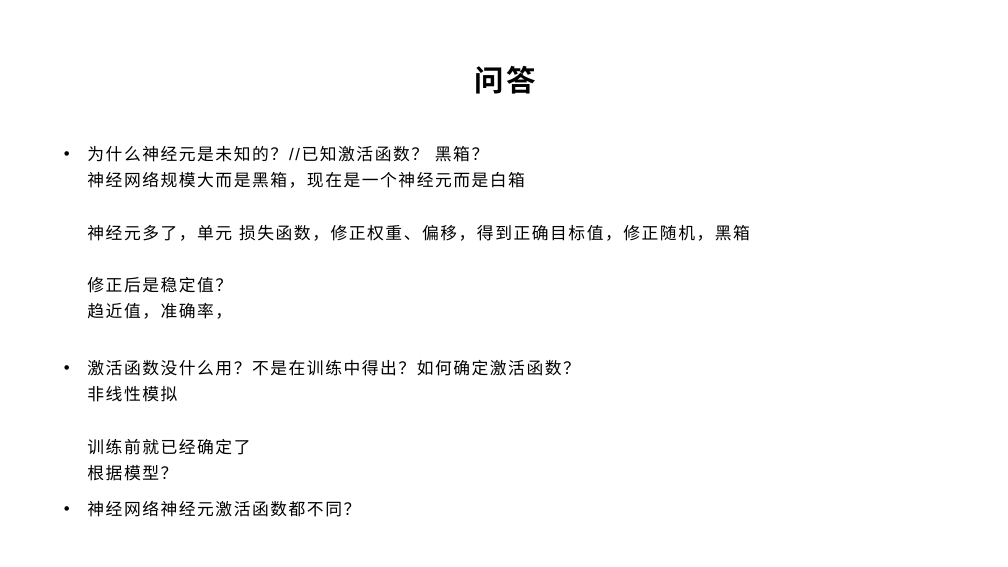
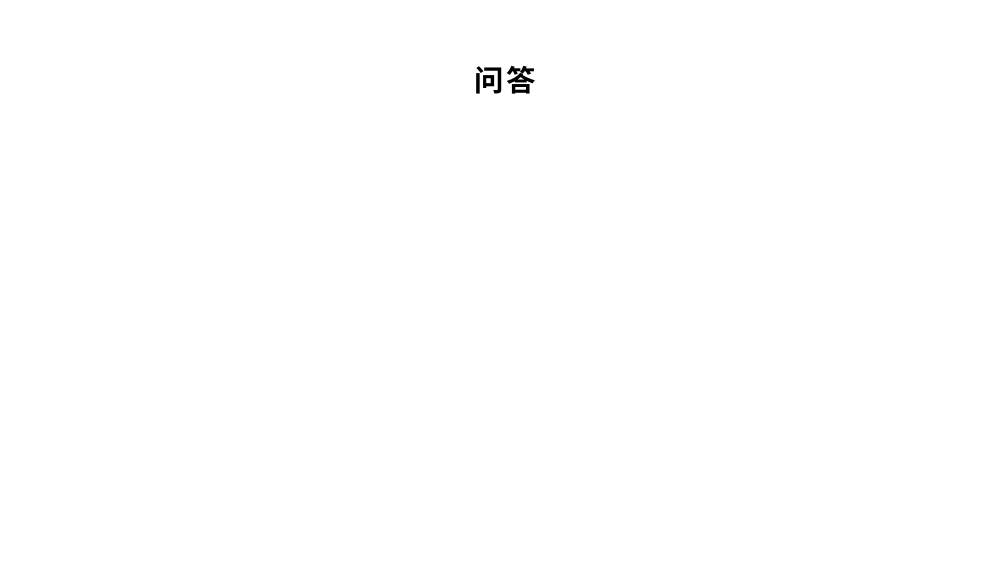
Before and after one commit to yyc-git/DeepLearningEdu, a slide deck: slide 16 of lessons/2_gender_analyze/ppt/“判断性别”Demo需求分析和初步设计（中）.pptx. Drawn at 1008x567 pixels with LibreOffice and Linux fonts; fonts in the diff are those of the drawing; background and template pictures are left out. Boxes give left, top, right and bottom in pixels: in the first picture for what was removed or moved away, otherwise in the second. Text is boxed around its words. In the diff, an @@ line names an element or a change of style, - is before the commit and + after.

```diff
--- a/lessons/2_gender_analyze/ppt/“判断性别”Demo需求分析和初步设计（中）.pptx
+++ b/lessons/2_gender_analyze/ppt/“判断性别”Demo需求分析和初步设计（中）.pptx
@@ text removed at bbox=[87, 146, 750, 517] @@
-• 为什么神经元是未知的？//已知激活函数？ 黑箱？
-  神经网络规模大而是黑箱，现在是一个神经元而是白箱
-  神经元多了，单元 损失函数，修正权重、偏移，得到正确目标值，修正随机，黑箱
-  修正后是稳定值？
-  趋近值，准确率，
-• 激活函数没什么用？不是在训练中得出？如何确定激活函数？
-  非线性模拟
-  训练前就已经确定了
-  根据模型？
-• 神经网络神经元激活函数都不同？
```
Also in this commit, not shown: 6 other slides changed, 1 slide removed, 4 other files.
